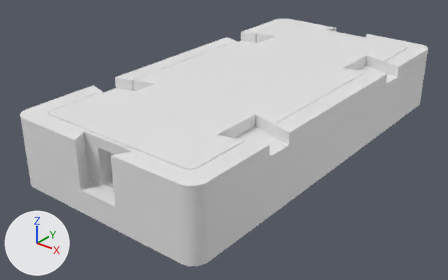
An edit to the glTF model modelos/corr.glb, drawn before and after from the same camera.
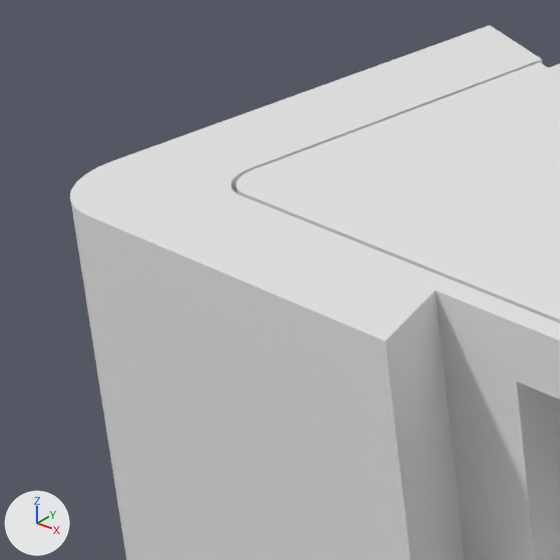
The first picture shows the older version from a 50 mm lens placed at (119.6, -182.0, 74.8), pointed at (24.2, -62.8, 0.9). The close-ups show the older and then the newer version on the part from 2% to 24% of the width and 29% to 64% of the height of that picture. Only the edits that show in the close-ups are written down. Arrows for +X, +Y and +Z are at lower left; the lights stay in place.

The scene before the commit, as lines of its bpy script (objects in view):
```python
me_acr__tampa_acrilico = bpy.data.meshes.new('acr__tampa_acrilico')
me_acr__tampa_acrilico.from_pydata(...)  # 168 vertices, 332 faces; spans x 5.2..49.8, y -104.8..-5.2, z 15.0..18.0
me_corpo__corpo = bpy.data.meshes.new('corpo__corpo')
me_corpo__corpo.from_pydata(...)  # 2349 vertices, 4706 faces; spans x 0.0..55.0, y -110.0..0.0, z 0.0..18.0
ob_acr__tampa_acrilico = bpy.data.objects.new('acr__tampa_acrilico', me_acr__tampa_acrilico)
ob_acr__tampa_acrilico.location = (0.0, 0.0, 0.0)
ob_corpo__corpo = bpy.data.objects.new('corpo__corpo', me_corpo__corpo)
ob_corpo__corpo.location = (0.0, 0.0, 0.0)
```
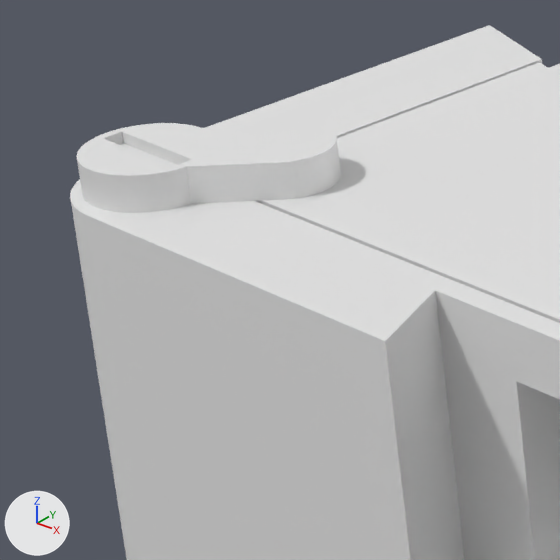
What changed in the scene script:
```text
Add me_verde__presilha_tampa_acrilico_0:
    me_verde__presilha_tampa_acrilico_0.from_pydata(...)  # 441 vertices, 878 faces; spans x 0.7..9.22, y -109.3..-100.78, z 13.4..19.6
Add ob_verde__presilha_tampa_acrilico_0:
    ob_verde__presilha_tampa_acrilico_0 = bpy.data.objects.new('verde__presilha_tampa_acrilico_0', me_verde__presilha_tampa_acrilico_0)
    ob_verde__presilha_tampa_acrilico_0.location = (0.0, 0.0, 0.0)
```

Where the change shows, as pixel boxes (x1, y1, x2, y2) in the close-ups (560 x 560 px):
'verde__presilha_tampa_acrilico_0', added: after (77, 123, 341, 213)
